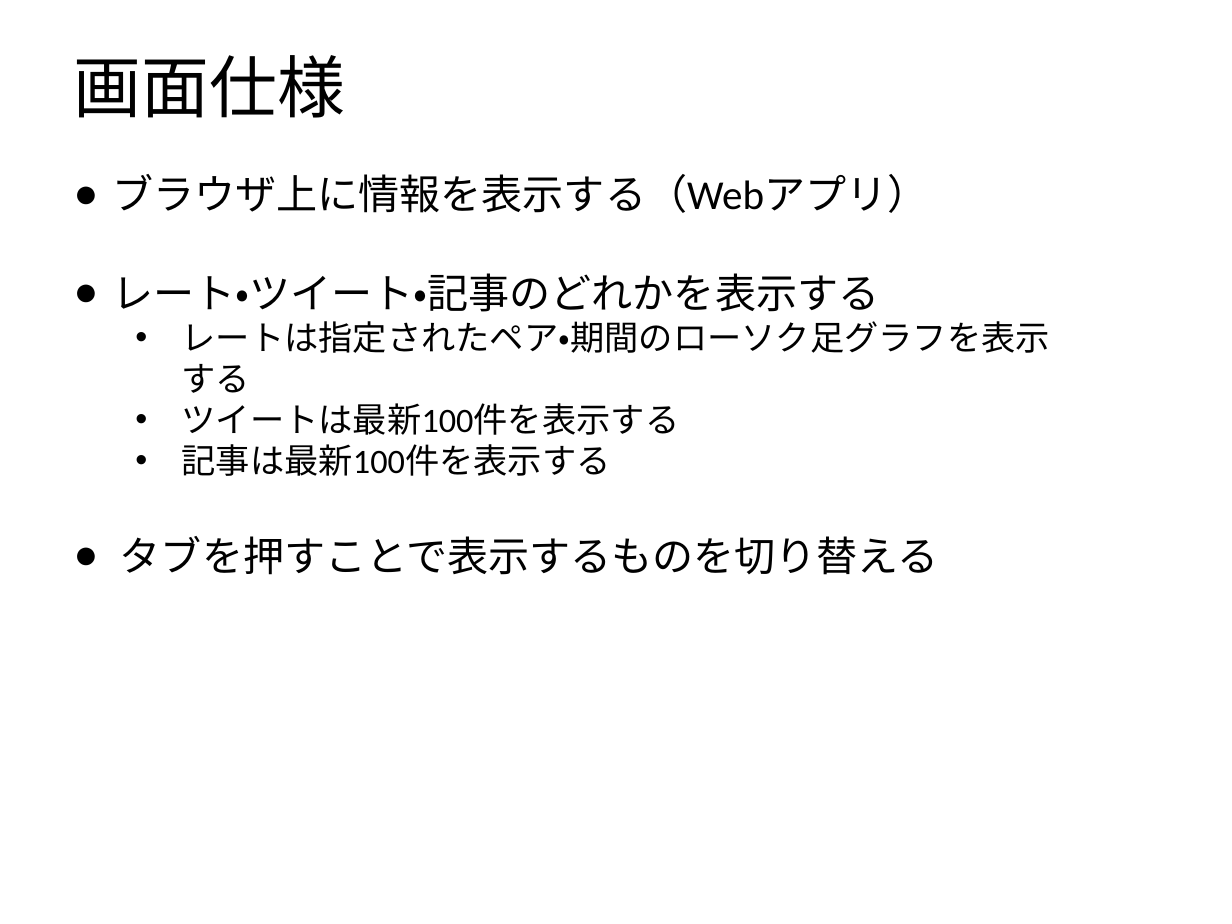
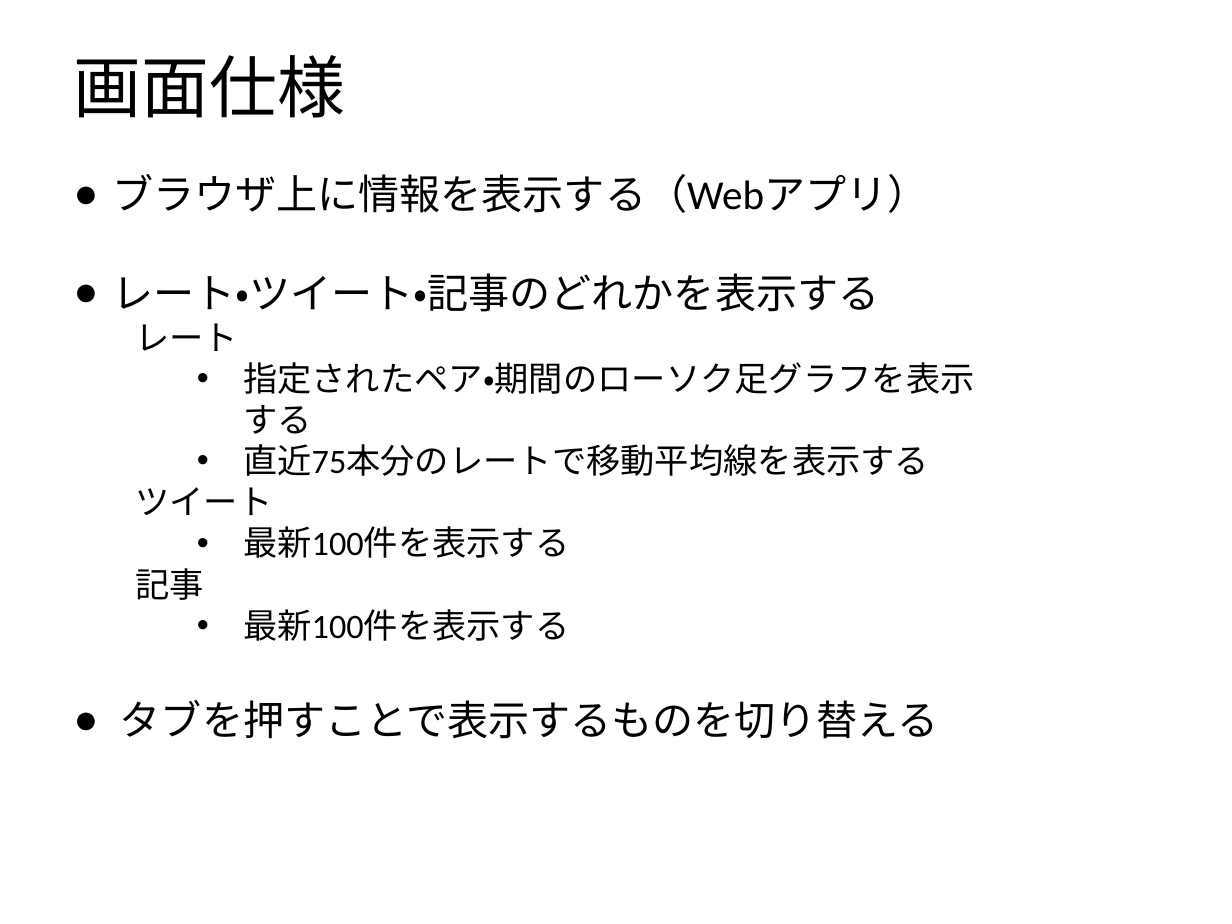
Before and after one commit to Leonis0813/chort, a slide deck: slide 2 of regulus/interface/ui.pptx. Drawn at 1232x924 pixels with LibreOffice and Linux fonts; fonts in the diff are those of the drawing. Boxes give left, top, right and bottom in pixels: in the first picture for what was removed or moved away, otherwise in the second. Text is boxed around its words. In the diff, an @@ line names an element or a change of style, - is before the commit and + after.

Commit message:
update ui

```diff
--- a/regulus/interface/ui.pptx
+++ b/regulus/interface/ui.pptx
@@ text at box(135, 323, 974, 641): text changed @@
-  • レートは指定されたペア・期間のローソク足グラフを表示する
-  • ツイートは最新100件を表示する
-  • 記事は最新100件を表示する
+  レート
+    • 指定されたペア・期間のローソク足グラフを表示する
+    • 直近75本分のレートで移動平均線を表示する
+  ツイート
+    • 最新100件を表示する
+  記事
+    • 最新100件を表示する
```
Also in this commit, not shown: 2 other slides changed.
